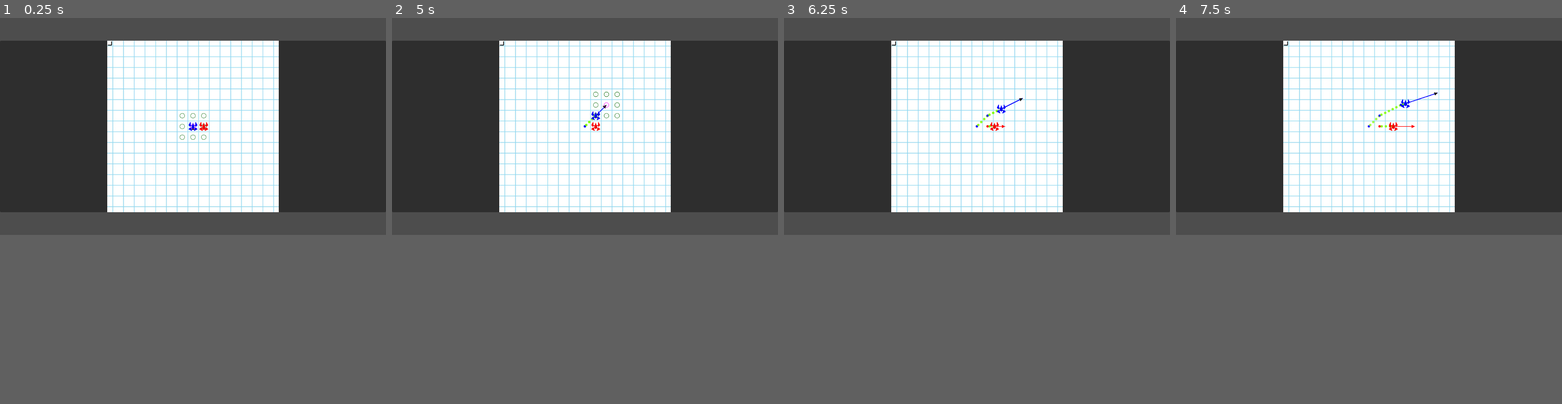
Above: before the commit, frames 1-4 (left to right).
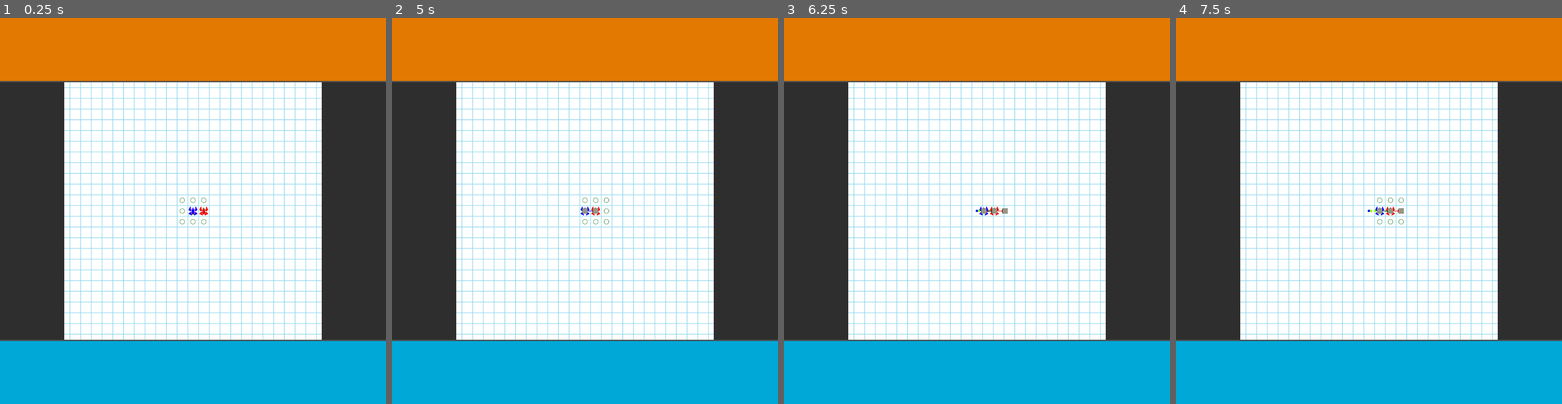
Above: after the commit, the same moments.

Repository: broosnemanic/race_game
Game: Godot game, scene res://scenes/game_control.tscn
Two runs of this game, one before a commit and one after it. Both use one fixed random seed, a clock stepped at 60 frames per second and the inputs below.
Inputs (mouse positions are in pixels of both pictures, inside the frame that each line leads up to):
- Up to frame 1 (0.25 s): no input
- Up to frame 2 (5 s): tap Enter at 0.5, 2, 3.5 s; click (585, 126) at 0.67 s; tap Space at 1.25, 2.75, 4.25 s; click (585, 126) at 1.42 s; move the mouse to (596, 126) at 2.02 s; click (596, 126) at 2.17 s; click (596, 126) at 2.92 s; move the mouse to (596, 114) at 3.52 s; click (596, 114) at 3.67 s; move the mouse to (596, 126) at 4.27 s; click (596, 126) at 4.42 s
- Up to frame 3 (6.25 s): move the mouse to (1007, 106) at 5.02 s; click (1007, 106) at 5.17 s; move the mouse to (1000, 126) at 5.77 s; click (1000, 126) at 5.92 s
- Up to frame 4 (7.5 s): move the mouse to (1434, 95) at 6.52 s; click (1434, 95) at 6.67 s; move the mouse to (1411, 126) at 7.27 s; click (1411, 126) at 7.42 s
In our replay, the window is 799x449 before the commit and 799x799 after it. These sizes can differ from the game's own. Grey fills any space a smaller window leaves; there, only what the larger window draws over its background counts as a difference.

The runs differ from the first frame. In frame 1, 60% of the frame differs, in the area x 0-100%, y 0-84%; in frame 2, 60%; in frame 3, 60%; in frame 4, 60%.

Commit message:
DiscretLine added
factored out drawing of discrete lines

Diff:
--- a/project.godot
+++ b/project.godot
@@ -28,6 +28,10 @@
 gdscript/warnings/unsafe_cast=1
 gdscript/warnings/unsafe_call_argument=1
 
+[display]
+
+window/size/viewport_height=1152
+
 [global_group]
 
 ship=""
--- a/scenes/board.tscn
+++ b/scenes/board.tscn
@@ -5,7 +5,7 @@
 
 [node name="Board" type="SubViewportContainer"]
 clip_contents = true
-custom_minimum_size = Vector2(512, 512)
+custom_minimum_size = Vector2(768, 768)
 offset_right = 512.0
 offset_bottom = 512.0
 size_flags_horizontal = 4
@@ -15,6 +15,7 @@
 [node name="BoardViewport" type="SubViewport" parent="."]
 handle_input_locally = false
 physics_object_picking = true
+size = Vector2i(768, 768)
 render_target_update_mode = 4
 
 [node name="GridRect" type="TextureRect" parent="BoardViewport"]
--- a/scenes/game_control.tscn
+++ b/scenes/game_control.tscn
@@ -1,6 +1,12 @@
-[gd_scene load_steps=2 format=3 uid="uid://5j6keqmi6dvl"]
+[gd_scene load_steps=4 format=3 uid="uid://5j6keqmi6dvl"]
 
 [ext_resource type="Script" uid="uid://7vm85tj3unsh" path="res://scripts/game_control.gd" id="1_tu4ud"]
+
+[sub_resource type="StyleBoxFlat" id="StyleBoxFlat_tu4ud"]
+bg_color = Color(0.8914368, 0.47443634, 3.85046e-07, 1)
+
+[sub_resource type="StyleBoxFlat" id="StyleBoxFlat_p7u1o"]
+bg_color = Color(1.92523e-07, 0.6594781, 0.84755117, 1)
 
 [node name="GameControl" type="Node2D"]
 script = ExtResource("1_tu4ud")
@@ -17,6 +23,12 @@
 [node name="MenuBox" type="HBoxContainer" parent="CanvasLayer/TopBox"]
 layout_mode = 2
 size_flags_vertical = 3
+size_flags_stretch_ratio = 0.5
+
+[node name="Panel" type="Panel" parent="CanvasLayer/TopBox/MenuBox"]
+layout_mode = 2
+size_flags_horizontal = 3
+theme_override_styles/panel = SubResource("StyleBoxFlat_tu4ud")
 
 [node name="CentralBox" type="HBoxContainer" parent="CanvasLayer/TopBox"]
 layout_mode = 2
@@ -35,3 +47,9 @@
 [node name="FooterBox" type="HBoxContainer" parent="CanvasLayer/TopBox"]
 layout_mode = 2
 size_flags_vertical = 3
+size_flags_stretch_ratio = 0.5
+
+[node name="Panel" type="Panel" parent="CanvasLayer/TopBox/FooterBox"]
+layout_mode = 2
+size_flags_horizontal = 3
+theme_override_styles/panel = SubResource("StyleBoxFlat_p7u1o")
--- a/scripts/board.gd
+++ b/scripts/board.gd
@@ -9,6 +9,7 @@
 @onready var board_viewport: SubViewport = $BoardViewport
 
 const TILE_0680: Texture2D = preload("uid://c413je2hltv8q")
+const LIGHT_TILE: Texture2D = preload("uid://crkmjka1gcgkc")
 const CROSSHAIR_TEX_00: Texture2D = preload("uid://b01dx1v65uhom")
 const TARGET_MARKER: Texture2D = preload("uid://cf85b3rajkbrk")
 const DOT: Texture2D = preload("uid://dup115kj27cgg")
@@ -94,7 +95,7 @@
 	ships.append(a_ship)
 	grid_rect.add_child(a_ship)
 	a_ship.z_index = Constants.SHIP_Z + a_ship.player
-	a_ship.selected.connect(on_ship_selected)
+	#a_ship.selected.connect(on_ship_selected)
 	a_ship.move_selected.connect(on_move_selected)
 	#a_ship.position = snapped_pos(board_camera.offset)
 	#a_ship.create_markers()
@@ -116,14 +117,6 @@
 
 func on_move_selected(a_ship: Ship) -> void:
 	ship_move_selected.emit(a_ship)
-	#var t_coord: Vector2i = a_ship.coords()
-	#a_ship.destroy_markers()
-	#draw_dot(t_coord)
-	#var t_end: Vector2 = a_ship.position + Constants.ORIGINAL_SQUARE_SIZE * a_ship.velocity
-	#var t_tween: Tween = get_tree().create_tween()
-	#t_tween.tween_property(a_ship, "position", t_end, Constants.MOVE_TIME)
-	#t_tween.finished.connect(ship_move_completed.emit.bind(a_ship))
-	#draw_trace(t_coord, a_ship.coords() + a_ship.velocity, 0)
 
 
 
@@ -170,8 +163,23 @@
 
 func fade_traces() -> void:
 	for i_trace: Line2D in trace_register:
-		#i_trace.modulate.a *= Constants.FADE_FACTOR
 		i_trace.modulate.a -= Constants.FADE_INCR
+	remove_old_traces()
+
+
+func remove_old_traces() -> void:
+	for i_index: int in range(trace_register.size()):
+		var t_trace: Line2D = trace_register[i_index]
+		if t_trace.modulate.a <= 0.0:
+			trace_register[i_index] = null
+			t_trace.queue_free()
+	var t_register: Array[Line2D] = []
+	for i_trace: Line2D in trace_register:
+		if i_trace != null:
+			t_register.append(i_trace)
+	trace_register = t_register
+
+
 
 
 func fade_dots() -> void:
@@ -194,3 +202,51 @@
 func on_ship_selected(a_ship: Ship) -> void:
 	selected_ship = a_ship
 	a_ship.create_markers()
+
+
+# Utility for drawing grid-style line
+# Applies list of moves from distributed_directions to a start and end coord
+func line_coords(a_start: Vector2i, a_end: Vector2i) -> Array[Vector2i]:
+	var t_coord: Vector2i = a_start
+	var t_coords: Array[Vector2i] = [t_coord]
+	var t_steps: Array[Vector2i] = distributed_directions(a_start, a_end)
+	for i_step: Vector2i in t_steps:
+		t_coord += i_step
+		t_coords.append(t_coord)
+	return t_coords
+
+
+# Utility for drawing grid-style line
+# Returns list of unit vectors which draw a reasonble straight line
+func distributed_directions(a_start: Vector2i, a_end: Vector2i) -> Array[Vector2i]:
+	var t_directions: Array[Vector2i] = []
+	var t_counts: Array[int] = direction_counts(a_start, a_end)
+	var t_sign_x: int = 1 if a_end.x - a_start.x >= 0 else -1
+	var t_sign_y: int = 1 if a_end.y - a_start.y >= 0 else -1
+	var t_total: int = t_counts[0] + t_counts[1] + t_counts[2]
+	var t_diag: Vector2i = Vector2i(t_sign_x, t_sign_y)
+	var t_x: Vector2i = Vector2i(t_sign_x, 0)
+	var t_y: Vector2i = Vector2i(0, t_sign_y)
+	t_directions.resize(t_total)
+	t_directions.fill(t_diag)
+	var t_step: float
+	if t_counts[0] > 0:
+		t_step = t_total as float / t_counts[0]
+		for i_index: int in range(0, t_counts[0]):
+				t_directions[floori(i_index * t_step)] = t_x
+	if t_counts[1] > 0:
+		t_step = t_total as float / t_counts[1]
+		for i_index: int in range(0, t_counts[1]):
+				t_directions[floori(i_index * t_step)] = t_y
+	return t_directions
+
+
+
+# Utility for drawing grid-style line
+# [x dir count, y dir count, diag dir count]
+func direction_counts(a_start: Vector2i, a_end: Vector2i) -> Array[int]:
+	var t_delta: Vector2i = abs(a_end - a_start)
+	var t_diag: int = mini(t_delta.x, t_delta.y)
+	var t_x: int = maxi(0, t_delta.x - t_diag)
+	var t_y: int = maxi(0, t_delta.y - t_diag)
+	return [t_x, t_y, t_diag]
--- /dev/null
+++ b/scripts/descrete_path.gd
@@ -0,0 +1,37 @@
+extends Node2D
+class_name DescretePath
+
+var point_markers: Array[Sprite2D] = []
+const POINT_TEXTURE: Texture2D = preload("uid://crkmjka1gcgkc")
+
+
+
+
+# Utility for drawing grid-style line
+# [x dir count, y dir count, diag dir count]
+func direction_counts(a_start: Vector2i, a_end: Vector2i) -> Array[int]:
+	var t_delta: Vector2i = abs(a_end - a_start)
+	var t_diag: int = mini(t_delta.x, t_delta.y)
+	var t_x: int = maxi(0, t_delta.x - t_diag)
+	var t_y: int = maxi(0, t_delta.y - t_diag)
+	return [t_x, t_y, t_diag]
+
+
+
+func clear_line() -> void:
+	for i_square: Sprite2D in point_markers:
+		i_square.queue_free()
+	point_markers = []
+
+
+
+func draw_points(a_coords: Array[Vector2i]) -> void:
+	clear_line()
+	for i_coord: Vector2i in a_coords:
+		var t_sprite: Sprite2D = Sprite2D.new()
+		t_sprite.texture = POINT_TEXTURE
+		t_sprite.z_index = 10
+		t_sprite.scale = 0.25 * Vector2.ONE
+		add_child(t_sprite)
+		t_sprite.position = i_coord * Constants.ORIGINAL_SQUARE_SIZE
+		point_markers.append(t_sprite)
--- a/scripts/game_control.gd
+++ b/scripts/game_control.gd
@@ -18,7 +18,8 @@
 	board_container.add_child(board)
 	await get_tree().process_frame
 	board.square_size = 64.0
-	board.grid_size = Vector2i(16, 16)
+	#board.grid_size = Vector2i(16, 16)
+	board.grid_size = Vector2i(64, 64)
 	board.center_camera()
 	board.board_camera.zoom = Vector2(0.5, 0.5)
 	board.ship_move_completed.connect(on_ship_move_completed)
--- a/scripts/ship.gd
+++ b/scripts/ship.gd
@@ -3,7 +3,7 @@
 
 
 signal move_selected(a_ship: Ship)
-signal selected(a_ship: Ship)
+#signal selected(a_ship: Ship)
 
 
 @onready var sprite: Sprite2D = $Sprite
@@ -13,6 +13,7 @@
 var player: int
 var health: int
 var velocity: Vector2i = Vector2i.ZERO
+var path: Array[Vector2i] = []
 var max_accelerations: Dictionary[Vector2i, int]		# Max acc available in each of 8 cardinal directions
 var markers: Array[Marker] = []							# Displays possible next move; rebuilt as needed
 var moves: Array[Vector2i] = [Vector2i.ZERO]			# Index: turn#; value: velocity
@@ -21,6 +22,12 @@
 var marker_pointer: Line2D
 var is_bot: bool = false
 var marker_arrow: ArrowHead
+var line_squares: Array[Sprite2D] = []
+var descrete_path: DescretePath = DescretePath.new()
+
+
+const LIGHT_TILE: Texture2D = preload("uid://crkmjka1gcgkc")
+
 
 # Helper to convert to grid coords
 func coords() -> Vector2i:
@@ -48,8 +55,7 @@
 
 func on_area_entered(a_area: Area2D) -> void:
 	if a_area.is_in_group("ship"):
-		print_debug(a_area.get_parent())
-
+		pass
 
 
 func _process(_delta: float) -> void:
@@ -82,23 +88,20 @@
 
 func _mouse_enter() -> void:
 	is_mouse_over = true
-	print_debug("mouse over ship")
 
 
 func _mouse_exit() -> void:
 	is_mouse_over = false
-	print_debug("mouse exited")
-
-
-func _input(event: InputEvent) -> void:
-	pass
+
+
+#func _input(event: InputEvent) -> void:
+	#pass
 	#if not is_mouse_over: return
 	#if event is InputEventMouseButton:
 		#var t_even: InputEventMouseButton = event as InputEventMouseButton
 		#if t_even.button_index == MOUSE_BUTTON_LEFT:
 			#if t_even.pressed:
 				#selected.emit(self)
-				#print_debug("ship clicked")
 
 
 #func set_is_selected(a_is_selected: bool) -> void:
@@ -148,6 +151,18 @@
 	marker_pointer.points[1] = a_marker.position
 	marker_arrow.position = marker_pointer.points[1]
 	marker_arrow.point_along_coords(Vector2.ZERO, a_marker.position)
+	# Grid line
+	var t_coords: Array[Vector2i] = line_coords(Vector2i.ZERO, a_marker.coord + velocity)
+	clear_line()
+	path = t_coords
+
+	#draw_squares(t_coords)
+	descrete_path.clear_line()
+	descrete_path = DescretePath.new()
+	add_child(descrete_path)
+	descrete_path.draw_points(t_coords)
+
+
 
 
 func display_markers(a_is_displayed: bool) -> void:
@@ -161,9 +176,9 @@
 func on_marker_selected(a_marker: Marker) -> void:
 	velocity += a_marker.coord
 	moves.append(velocity)
+	path = line_coords(Vector2i.ZERO, velocity)
 	move_selected.emit(self)
 	destroy_markers()
-	#print_debug(a_marker)
 
 
 func max_acc_at(a_dir: Vector2i) -> Vector2i:
@@ -185,3 +200,74 @@
 	for i_dir: Vector2i in Constants.directions:
 		t_coords.append(velocity + i_dir)
 	return t_coords
+
+
+#region Grid Line
+# Utility for drawing grid-style line
+# Applies list of moves from distributed_directions to a start and end coord
+func line_coords(a_start: Vector2i, a_end: Vector2i) -> Array[Vector2i]:
+	var t_coord: Vector2i = a_start
+	var t_coords: Array[Vector2i] = [t_coord]
+	var t_steps: Array[Vector2i] = distributed_directions(a_start, a_end)
+	for i_step: Vector2i in t_steps:
+		t_coord += i_step
+		t_coords.append(t_coord)
+	return t_coords
+
+
+# Utility for drawing grid-style line
+# Returns list of unit vectors which draw a reasonble straight line
+func distributed_directions(a_start: Vector2i, a_end: Vector2i) -> Array[Vector2i]:
+	var t_directions: Array[Vector2i] = []
+	var t_counts: Array[int] = direction_counts(a_start, a_end)
+	var t_sign_x: int = 1 if a_end.x - a_start.x >= 0 else -1
+	var t_sign_y: int = 1 if a_end.y - a_start.y >= 0 else -1
+	var t_total: int = t_counts[0] + t_counts[1] + t_counts[2]
+	var t_diag: Vector2i = Vector2i(t_sign_x, t_sign_y)
+	var t_x: Vector2i = Vector2i(t_sign_x, 0)
+	var t_y: Vector2i = Vector2i(0, t_sign_y)
+	t_directions.resize(t_total)
+	t_directions.fill(t_diag)
+	var t_step: float
+	if t_counts[0] > 0:
+		t_step = t_total as float / t_counts[0]
+		for i_index: int in range(0, t_counts[0]):
+				t_directions[floori(i_index * t_step)] = t_x
+	if t_counts[1] > 0:
+		t_step = t_total as float / t_counts[1]
+		for i_index: int in range(0, t_counts[1]):
+				t_directions[floori(i_index * t_step)] = t_y
+	return t_directions
+
+
+
+# Utility for drawing grid-style line
+# [x dir count, y dir count, diag dir count]
+func direction_counts(a_start: Vector2i, a_end: Vector2i) -> Array[int]:
+	var t_delta: Vector2i = abs(a_end - a_start)
+	var t_diag: int = mini(t_delta.x, t_delta.y)
+	var t_x: int = maxi(0, t_delta.x - t_diag)
+	var t_y: int = maxi(0, t_delta.y - t_diag)
+	return [t_x, t_y, t_diag]
+
+
+func clear_line() -> void:
+	for i_square: Sprite2D in line_squares:
+		i_square.queue_free()
+	line_squares = []
+
+
+
+func draw_squares(a_coords: Array[Vector2i]) -> void:
+	clear_line()
+	for i_coord: Vector2i in a_coords:
+		var t_sprite: Sprite2D = Sprite2D.new()
+		t_sprite.texture = LIGHT_TILE
+		t_sprite.z_index = 10
+		t_sprite.scale = 0.25 * Vector2.ONE
+		add_child(t_sprite)
+		t_sprite.position = i_coord * Constants.ORIGINAL_SQUARE_SIZE
+		line_squares.append(t_sprite)
+
+
+#endregion
--- a/square_line_test.gd
+++ b/square_line_test.gd
@@ -42,7 +42,6 @@
 			selected_coord = t_coord
 			dark_tile.position = position_from_coord(t_coord)
 			draw_squares(line_coords(Vector2i.ZERO, selected_coord))
-		#prints(t_event.position, t_coord)
 
 
 
Not shown, added: scripts/descrete_path.gd.uid
